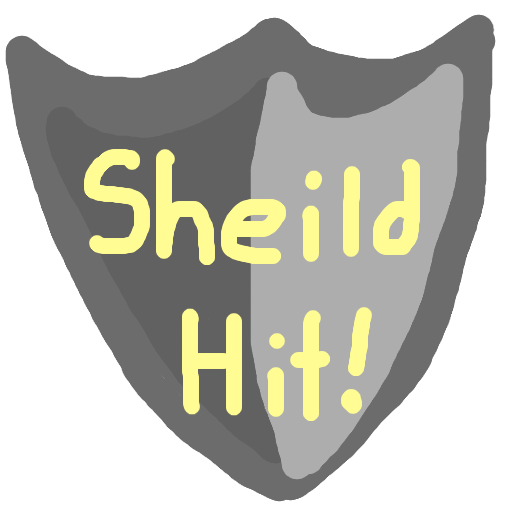
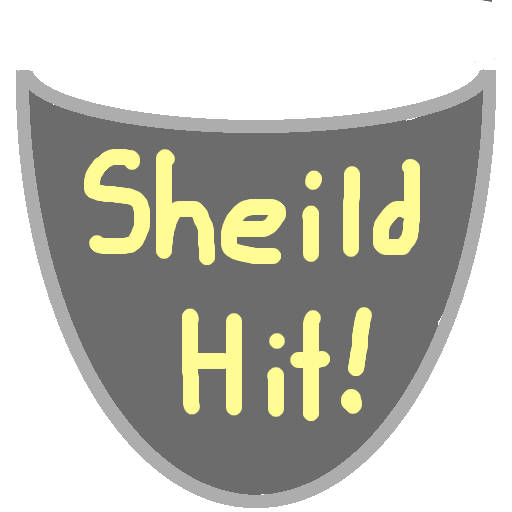
Layers edited between the first and the second (512, 512) image:
hid "Layer #2" over [250, 63, 464, 480]
hid "Layer #1" over [45, 77, 292, 464]
added layer "Layer #5" above "Layer #4" over [16, 0, 496, 508]
added layer "Layer #4" above "Layer #6" over [19, 61, 493, 133]
added layer "Layer #6" above "Layer" over [21, 85, 487, 496]
hid "Layer" over [5, 14, 496, 502]
